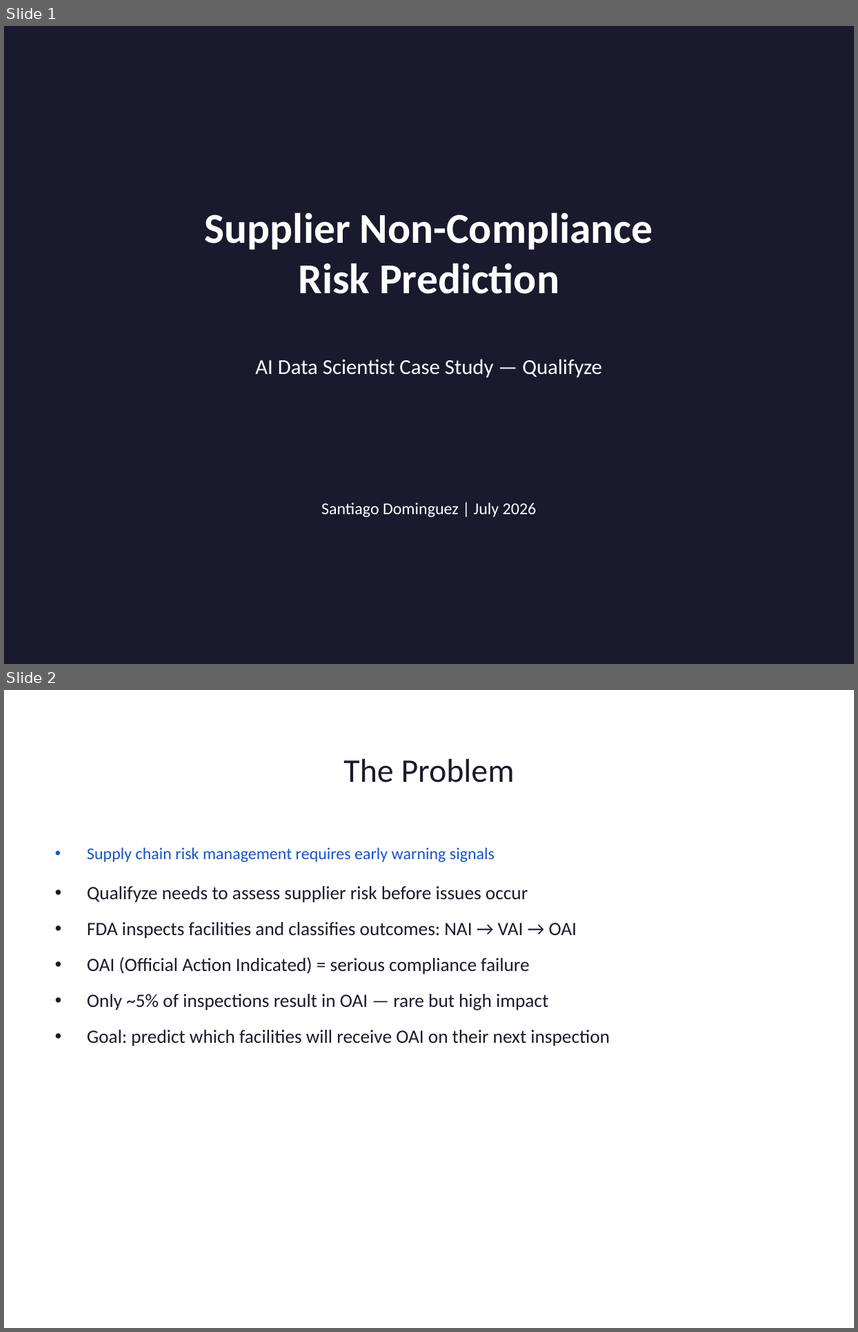
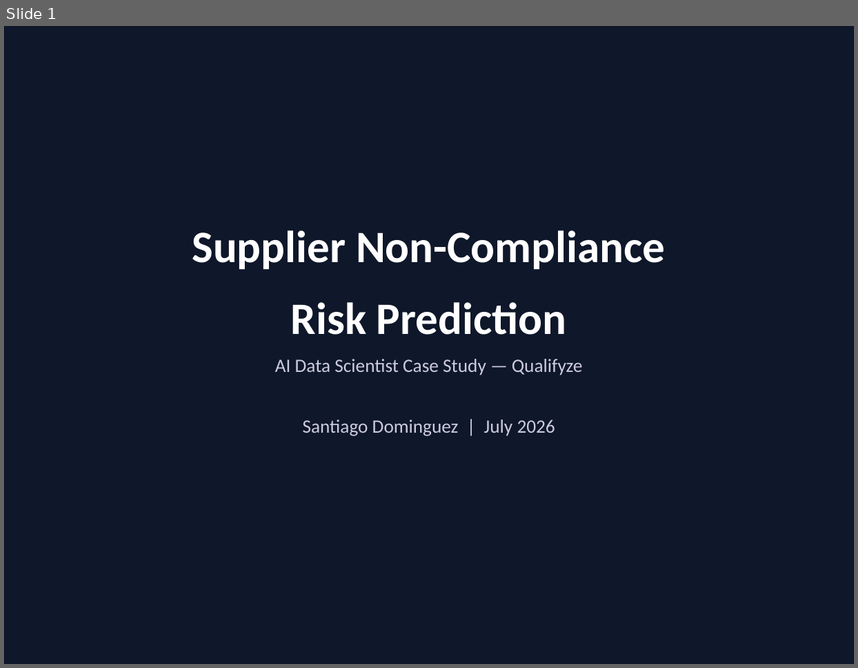
Before and after one commit to santiago-dc/qualifyze-case-study, a slide deck: reports/presentation.pptx. Shown one above the other, each under a label of ours: slides 1 and 2 before the commit, slide 1 after it. The pictures are 858x1332 and 858x668 pixels, drawn with LibreOffice and Linux fonts; fonts in the diff are those of the drawing. Boxes give left, top, right and bottom in pixels: in the first picture for what was removed or moved away, otherwise in the second. Text is boxed around its words. In the diff, an @@ line names an element or a change of style, - is before the commit and + after.

Commit message:
Update docs and improve presentation design (#3)

```diff
--- a/reports/presentation.pptx
+++ b/reports/presentation.pptx
@@ slide 2 removed at [4,690,854,1328], background #FFFFFF @@
@@ title removed at [343,758,515,782] @@
-The Problem
@@ text removed at [87,847,610,1046] @@
-• Supply chain risk management requires early warning signals
-• Qualifyze needs to assess supplier risk before issues occur
-• FDA inspects facilities and classifies outcomes: NAI → VAI → OAI
-• OAI (Official Action Indicated) = serious compliance failure
-• Only ~5% of inspections result in OAI — rare but high impact
-• Goal: predict which facilities will receive OAI on their next inspection
@@ slide 1 changed as well @@
@@ background #1A1A2E to #0F172A @@
@@ text at [192,230,665,334]: text changed; size 36 to 38 pt @@
-Supplier Non-Compliance
-Risk Prediction
+Supplier Non-Compliance
+Risk Prediction
@@ text at [275,359,583,375]: size 18 to 16 pt, text colour #FFFFFF to #CCCCDD in "AI Data Scientist Case Study — Qualifyze"; more space between paragraphs @@
@@ text at [303,419,555,436]: paragraph added @@
+Santiago Dominguez | July 2026
@@ text removed at [321,502,537,517] @@
-Santiago Dominguez | July 2026
```
Also in this commit, not shown: 4 other slides changed, 13 slides added, 9 other slides removed, 3 other files.
